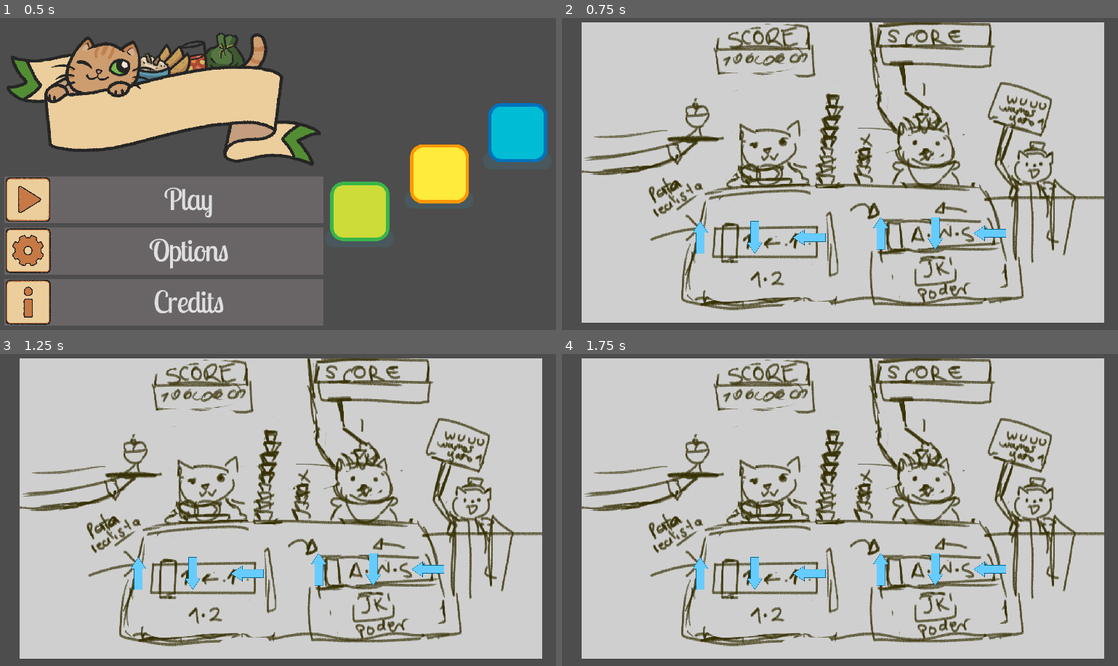
Above: before the commit, frames 1-4 (two rows, left to right).
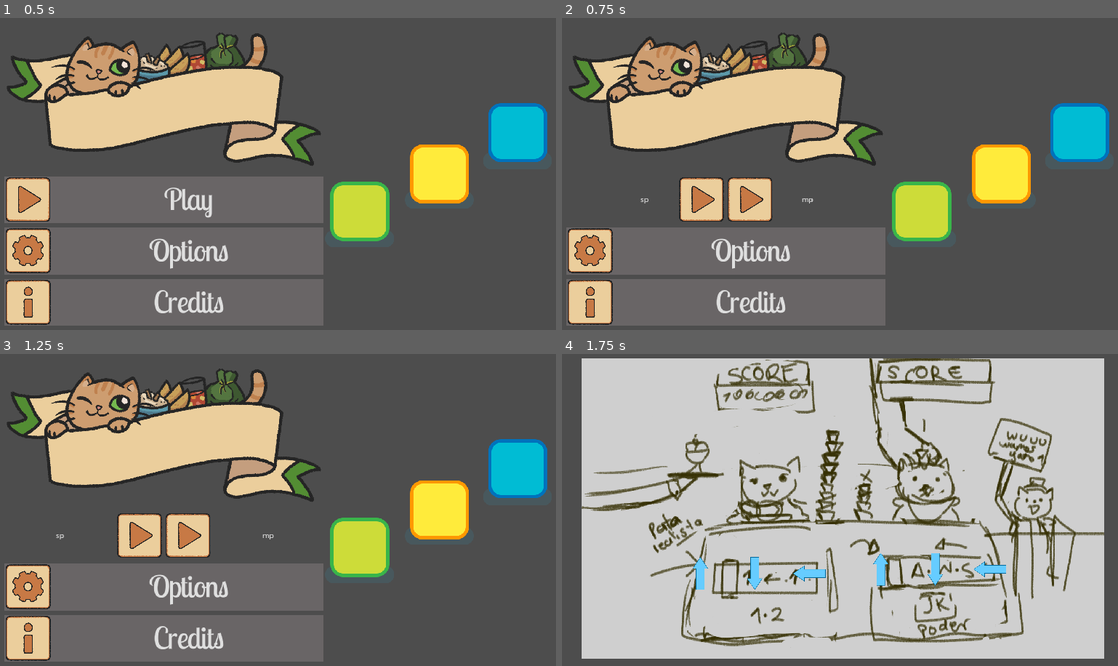
Above: after the commit, the same moments.

Repository: soetgdeznsgk/GGJ24---Fat-Cat-Fest
Game: Godot game, scene res://Escenas/Menus/menu_principal.tscn
Two runs of this game, one before a commit and one after it. Both use one fixed random seed, a clock stepped at 60 frames per second and the inputs below.
Inputs (mouse positions are in pixels of both pictures, inside the frame that each line leads up to):
- Up to frame 1 (0.5 s): no input
- Up to frame 2 (0.75 s): click "Play" at 0.5 s
- Up to frame 3 (1.25 s): no input
- Up to frame 4 (1.75 s): click (645, 534) at 1.25 s, where only the run after the commit has a clickable "sp"

Frame 1 is identical in both runs. In frame 2, 90% of the frame differs, in the area x 0-99%, y 1-99%; in frame 3, 90%; in frame 4, nothing differs.

Commit message:
boton play que se divide en single y multi

Diff:
--- a/Escenas/Menus/Buttons/Button.gd
+++ b/Escenas/Menus/Buttons/Button.gd
@@ -3,6 +3,9 @@
 var seeker = 0
 var backwards = false
 var forward = false
+
+@onready var margin_size = get_tree().root.size.x / 5
+
 # TODO corregir que la S parpadea con la animación
 func _on_mouse_entered():
 	if anim.is_playing():
@@ -31,3 +34,28 @@
 
 func _on_focus_exited() -> void:
 	_on_mouse_exited()
+
+func _on_pressed() -> void: # intentar moverlo con el margen y no con el size
+	hide()
+	$"../SPButton".show()
+	$"../MPButton".show()
+
+	#$"..".position = $"..".position + Vector2($"..".size.x / 2, 0)
+	#var original_lenght = $"..".size.x
+	#$"..".size.x = 0
+	#var tween_pos = get_tree().create_tween()
+	#tween_pos.tween_property($"..", "position", Vector2.ZERO, 1)
+	#var tween_size = get_tree().create_tween()
+	#tween_size.tween_property($"..", "size", Vector2(original_lenght, $"..".size.y), 1)
+	$"../..".add_theme_constant_override("margin_left", margin_size)
+	$"../..".add_theme_constant_override("margin_right", margin_size)
+	var tween = get_tree().create_tween()
+	tween.tween_property(self, "margin_size", 0, 0.5)
+	tween_margins_forcefully(tween)
+
+func tween_margins_forcefully(tween : Tween):
+	if tween.is_running():
+		$"../..".add_theme_constant_override("margin_left", margin_size)
+		$"../..".add_theme_constant_override("margin_right", margin_size)
+		await get_tree().create_timer(0.01).timeout
+		tween_margins_forcefully(tween)
--- /dev/null
+++ b/Escenas/Menus/Buttons/PlayButtonRelay.gd
@@ -0,0 +1,11 @@
+extends HBoxContainer
+
+signal sp_start_game
+signal mp_start_game
+
+func _on_sp_button_pressed():
+	sp_start_game.emit()
+
+
+func _on_mp_button_pressed():
+	mp_start_game.emit()
--- a/Escenas/Menus/Buttons/VolumeManager.gd
+++ b/Escenas/Menus/Buttons/VolumeManager.gd
@@ -8,7 +8,6 @@
 	bus_index = AudioServer.get_bus_index(bus_name)
 	value_changed.connect(_on_value_changed)
 	value = db_to_linear(AudioServer.get_bus_volume_db(bus_index))
-	print(value)
 
 
 func _on_value_changed(v: float) -> void:
--- a/button_anim.tscn
+++ b/Escenas/Menus/Buttons/button_anim.tscn
@@ -1,11 +1,9 @@
 [gd_scene load_steps=8 format=3 uid="uid://kcqxgo84fi45"]
 
 [ext_resource type="FontFile" uid="uid://cs81puvnc10pp" path="res://Escenas/Menus/Fonts/LobsterTwo-Regular.ttf" id="1_tud0j"]
+[ext_resource type="StyleBox" uid="uid://3gjeyh8dsx21" path="res://Escenas/Menus/Buttons/estilo_botones.tres" id="2_807na"]
 [ext_resource type="Texture2D" uid="uid://x886cltnkwtt" path="res://Escenas/Menus/Buttons/PlayButton.png" id="2_uoykt"]
 [ext_resource type="Script" path="res://Escenas/Menus/Buttons/Button.gd" id="3_vseul"]
-
-[sub_resource type="StyleBoxFlat" id="StyleBoxFlat_71wjp"]
-bg_color = Color(0.631373, 0.588235, 0.596078, 0.341176)
 
 [sub_resource type="Animation" id="Animation_p1s8v"]
 length = 0.001
@@ -50,9 +48,9 @@
 size_flags_vertical = 3
 theme_override_fonts/font = ExtResource("1_tud0j")
 theme_override_font_sizes/font_size = 66
-theme_override_styles/normal = SubResource("StyleBoxFlat_71wjp")
-theme_override_styles/hover = SubResource("StyleBoxFlat_71wjp")
-theme_override_styles/focus = SubResource("StyleBoxFlat_71wjp")
+theme_override_styles/normal = ExtResource("2_807na")
+theme_override_styles/hover = ExtResource("2_807na")
+theme_override_styles/focus = ExtResource("2_807na")
 text = "Play"
 icon = ExtResource("2_uoykt")
 expand_icon = true
--- /dev/null
+++ b/Escenas/Menus/Buttons/button_play_loquisimo.tscn
@@ -0,0 +1,125 @@
+[gd_scene load_steps=10 format=3 uid="uid://dldomgejvinaf"]
+
+[ext_resource type="Script" path="res://Escenas/Menus/Buttons/PlayButtonRelay.gd" id="1_262t7"]
+[ext_resource type="FontFile" uid="uid://cs81puvnc10pp" path="res://Escenas/Menus/Fonts/LobsterTwo-Regular.ttf" id="1_8015a"]
+[ext_resource type="Texture2D" uid="uid://x886cltnkwtt" path="res://Escenas/Menus/Buttons/PlayButton.png" id="2_65ics"]
+[ext_resource type="Script" path="res://Escenas/Menus/Buttons/Button.gd" id="3_7m7tc"]
+[ext_resource type="StyleBox" uid="uid://3gjeyh8dsx21" path="res://Escenas/Menus/Buttons/estilo_botones.tres" id="5_hlqpp"]
+
+[sub_resource type="StyleBoxFlat" id="StyleBoxFlat_71wjp"]
+bg_color = Color(0.631373, 0.588235, 0.596078, 0.341176)
+
+[sub_resource type="Animation" id="Animation_p1s8v"]
+length = 0.001
+tracks/0/type = "value"
+tracks/0/imported = false
+tracks/0/enabled = true
+tracks/0/path = NodePath(".:theme_override_styles/hover:content_margin_left")
+tracks/0/interp = 1
+tracks/0/loop_wrap = true
+tracks/0/keys = {
+"times": PackedFloat32Array(0),
+"transitions": PackedFloat32Array(1),
+"update": 0,
+"values": [-1.0]
+}
+tracks/1/type = "value"
+tracks/1/imported = false
+tracks/1/enabled = true
+tracks/1/path = NodePath("../MPButton:text")
+tracks/1/interp = 1
+tracks/1/loop_wrap = true
+tracks/1/keys = {
+"times": PackedFloat32Array(0),
+"transitions": PackedFloat32Array(1),
+"update": 1,
+"values": ["mp"]
+}
+
+[sub_resource type="Animation" id="Animation_f4xeh"]
+resource_name = "slide"
+length = 0.34
+tracks/0/type = "value"
+tracks/0/imported = false
+tracks/0/enabled = true
+tracks/0/path = NodePath(".:theme_override_styles/hover:content_margin_left")
+tracks/0/interp = 1
+tracks/0/loop_wrap = true
+tracks/0/keys = {
+"times": PackedFloat32Array(0, 0.3),
+"transitions": PackedFloat32Array(1.93187, 1),
+"update": 0,
+"values": [-1.0, 100.0]
+}
+
+[sub_resource type="AnimationLibrary" id="AnimationLibrary_8uuh1"]
+_data = {
+"RESET": SubResource("Animation_p1s8v"),
+"slide": SubResource("Animation_f4xeh")
+}
+
+[node name="HBoxContainer" type="HBoxContainer"]
+offset_right = 288.0
+offset_bottom = 89.0
+size_flags_horizontal = 3
+script = ExtResource("1_262t7")
+
+[node name="MarginContainer" type="MarginContainer" parent="."]
+layout_mode = 2
+size_flags_horizontal = 3
+
+[node name="HBoxContainer" type="HBoxContainer" parent="MarginContainer"]
+layout_mode = 2
+
+[node name="PlayButton" type="Button" parent="MarginContainer/HBoxContainer"]
+layout_mode = 2
+size_flags_horizontal = 3
+size_flags_vertical = 3
+theme_override_fonts/font = ExtResource("1_8015a")
+theme_override_font_sizes/font_size = 66
+theme_override_styles/normal = SubResource("StyleBoxFlat_71wjp")
+theme_override_styles/hover = SubResource("StyleBoxFlat_71wjp")
+theme_override_styles/focus = SubResource("StyleBoxFlat_71wjp")
+text = "Play"
+icon = ExtResource("2_65ics")
+expand_icon = true
+script = ExtResource("3_7m7tc")
+
+[node name="AnimationPlayer" type="AnimationPlayer" parent="MarginContainer/HBoxContainer/PlayButton"]
+callback_mode_process = 0
+libraries = {
+"": SubResource("AnimationLibrary_8uuh1")
+}
+
+[node name="SPButton" type="Button" parent="MarginContainer/HBoxContainer"]
+visible = false
+layout_mode = 2
+size_flags_horizontal = 3
+theme_override_styles/normal = ExtResource("5_hlqpp")
+theme_override_styles/hover = ExtResource("5_hlqpp")
+theme_override_styles/focus = ExtResource("5_hlqpp")
+text = "sp"
+icon = ExtResource("2_65ics")
+flat = true
+icon_alignment = 2
+expand_icon = true
+
+[node name="MPButton" type="Button" parent="MarginContainer/HBoxContainer"]
+visible = false
+layout_mode = 2
+size_flags_horizontal = 3
+theme_override_styles/normal = ExtResource("5_hlqpp")
+theme_override_styles/hover = ExtResource("5_hlqpp")
+theme_override_styles/focus = ExtResource("5_hlqpp")
+text = "mp"
+icon = ExtResource("2_65ics")
+flat = true
+expand_icon = true
+
+[connection signal="focus_entered" from="MarginContainer/HBoxContainer/PlayButton" to="MarginContainer/HBoxContainer/PlayButton" method="_on_focus_entered"]
+[connection signal="focus_exited" from="MarginContainer/HBoxContainer/PlayButton" to="MarginContainer/HBoxContainer/PlayButton" method="_on_focus_exited"]
+[connection signal="mouse_entered" from="MarginContainer/HBoxContainer/PlayButton" to="MarginContainer/HBoxContainer/PlayButton" method="_on_mouse_entered"]
+[connection signal="mouse_exited" from="MarginContainer/HBoxContainer/PlayButton" to="MarginContainer/HBoxContainer/PlayButton" method="_on_mouse_exited"]
+[connection signal="pressed" from="MarginContainer/HBoxContainer/PlayButton" to="MarginContainer/HBoxContainer/PlayButton" method="_on_pressed"]
+[connection signal="pressed" from="MarginContainer/HBoxContainer/SPButton" to="." method="_on_sp_button_pressed"]
+[connection signal="pressed" from="MarginContainer/HBoxContainer/MPButton" to="." method="_on_sp_button_pressed"]
--- /dev/null
+++ b/Escenas/Menus/Buttons/estilo_botones.tres
@@ -0,0 +1,4 @@
+[gd_resource type="StyleBoxFlat" format=3 uid="uid://3gjeyh8dsx21"]
+
+[resource]
+bg_color = Color(0.631373, 0.588235, 0.596078, 0.341176)
--- a/Escenas/Menus/menu_principal.gd
+++ b/Escenas/Menus/menu_principal.gd
@@ -42,38 +42,14 @@
 		noMouse = false
 		deviceChanged()
 
-func _on_play_button_pressed():
-	get_tree().change_scene_to_file("res://Escenas/Maingame/Maingame.tscn")
+func _on_option_button_pressed():
+	$MenuPrincipal/HBoxContainer/VBoxContainer/MainVBoxContainer.hide()
+	$MenuPrincipal/HBoxContainer/VBoxContainer/ContenedorOpciones.show()
 
-func _on_play_button_mouse_entered():
+
+func _on_h_box_container_mp_start_game(): # iniciar juego mp
 	pass # Replace with function body.
 
 
-func _on_play_button_mouse_exited():
-	pass # Replace with function body.
-
-
-func _on_option_button_pressed():
-	$MenuPrincipal/HBoxContainer/VBoxContainer/MainVBoxContainer.hide()
-	$MenuPrincipal/HBoxContainer/VBoxContainer/ContenedorOpciones.show()
-	pass
-
-
-func _on_option_button_mouse_entered():
-	pass # Replace with function body.
-
-
-func _on_option_button_mouse_exited():
-	pass # Replace with function body.
-
-
-func _on_credits_button_pressed():
-	pass # Replace with function body.
-
-
-func _on_credits_button_mouse_entered():
-	pass # Replace with function body.
-
-
-func _on_credits_button_mouse_exited():
-	pass # Replace with function body.
+func _on_h_box_container_sp_start_game(): # iniciar juego sp
+	get_tree().change_scene_to_file("res://Escenas/Maingame/Maingame.tscn")
--- a/Escenas/Menus/menu_principal.tscn
+++ b/Escenas/Menus/menu_principal.tscn
@@ -1,10 +1,11 @@
-[gd_scene load_steps=14 format=3 uid="uid://wibtjjyhafg4"]
+[gd_scene load_steps=15 format=3 uid="uid://wibtjjyhafg4"]
 
 [ext_resource type="Script" path="res://Escenas/Menus/menu_principal.gd" id="1_vn785"]
 [ext_resource type="Texture2D" uid="uid://d2skq3dyio1rp" path="res://Escenas/Menus/Imgs/FatCatFestLogo.png" id="2_ijal2"]
 [ext_resource type="Script" path="res://Escenas/Menus/Buttons/VolumeManager.gd" id="3_nccfq"]
-[ext_resource type="PackedScene" uid="uid://kcqxgo84fi45" path="res://button_anim.tscn" id="4_cnkgm"]
+[ext_resource type="PackedScene" uid="uid://kcqxgo84fi45" path="res://Escenas/Menus/Buttons/button_anim.tscn" id="4_cnkgm"]
 [ext_resource type="Texture2D" uid="uid://dxkx5w2qurkf3" path="res://Escenas/Menus/Buttons/OptionsButton.png" id="4_gf66w"]
+[ext_resource type="PackedScene" uid="uid://dldomgejvinaf" path="res://Escenas/Menus/Buttons/button_play_loquisimo.tscn" id="4_snve4"]
 [ext_resource type="Texture2D" uid="uid://c7ru10qr3mnrv" path="res://Escenas/Menus/Buttons/InfoButton.png" id="5_j1sg3"]
 [ext_resource type="Texture2D" uid="uid://2w4i8bs40b7c" path="res://Escenas/Menus/Placeholders/characters.png" id="5_msp6e"]
 
@@ -113,14 +114,14 @@
 text = "SFX
 "
 
-[node name="MusicVolumeSlider2" type="HSlider" parent="MenuPrincipal/HBoxContainer/VBoxContainer/ContenedorOpciones/OptionsVBoxContainer"]
+[node name="SFXVolumeSlider" type="HSlider" parent="MenuPrincipal/HBoxContainer/VBoxContainer/ContenedorOpciones/OptionsVBoxContainer"]
 layout_mode = 2
 size_flags_horizontal = 3
 max_value = 1.0
 step = 0.0
 value = 1.0
 script = ExtResource("3_nccfq")
-bus_name = "Music"
+bus_name = "SFX"
 
 [node name="Label3" type="Label" parent="MenuPrincipal/HBoxContainer/VBoxContainer/ContenedorOpciones/OptionsVBoxContainer"]
 layout_mode = 2
@@ -134,8 +135,9 @@
 theme_override_constants/separation = 10
 alignment = 2
 
-[node name="PlayButton" parent="MenuPrincipal/HBoxContainer/VBoxContainer/MainVBoxContainer" instance=ExtResource("4_cnkgm")]
+[node name="HBoxContainer" parent="MenuPrincipal/HBoxContainer/VBoxContainer/MainVBoxContainer" instance=ExtResource("4_snve4")]
 layout_mode = 2
+size_flags_vertical = 3
 
 [node name="OptionsButton" parent="MenuPrincipal/HBoxContainer/VBoxContainer/MainVBoxContainer" instance=ExtResource("4_cnkgm")]
 layout_mode = 2
@@ -163,6 +165,7 @@
 layout_mode = 2
 texture = ExtResource("5_msp6e")
 
-[connection signal="pressed" from="MenuPrincipal/HBoxContainer/VBoxContainer/MainVBoxContainer/PlayButton" to="." method="_on_play_button_pressed"]
+[connection signal="mp_start_game" from="MenuPrincipal/HBoxContainer/VBoxContainer/MainVBoxContainer/HBoxContainer" to="." method="_on_h_box_container_mp_start_game"]
+[connection signal="sp_start_game" from="MenuPrincipal/HBoxContainer/VBoxContainer/MainVBoxContainer/HBoxContainer" to="." method="_on_h_box_container_sp_start_game"]
 [connection signal="pressed" from="MenuPrincipal/HBoxContainer/VBoxContainer/MainVBoxContainer/OptionsButton" to="." method="_on_option_button_pressed"]
 [connection signal="pressed" from="MenuPrincipal/HBoxContainer/VBoxContainer/MainVBoxContainer/CreditsButton" to="." method="_on_credits_button_pressed"]
